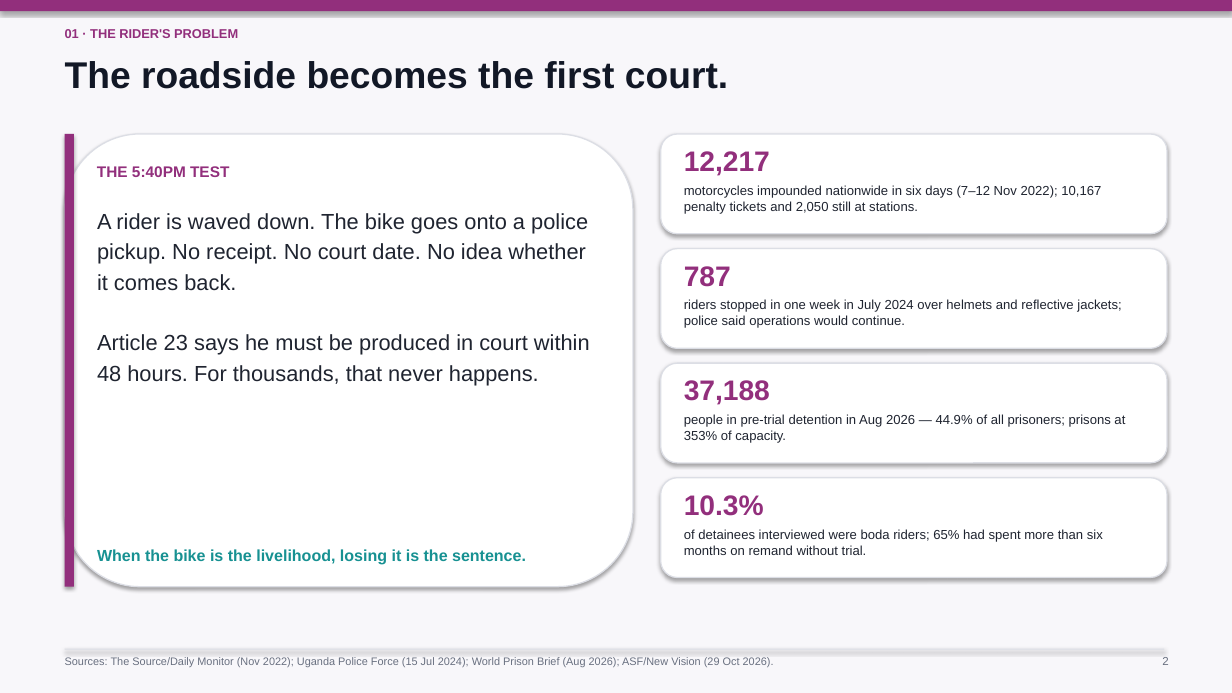
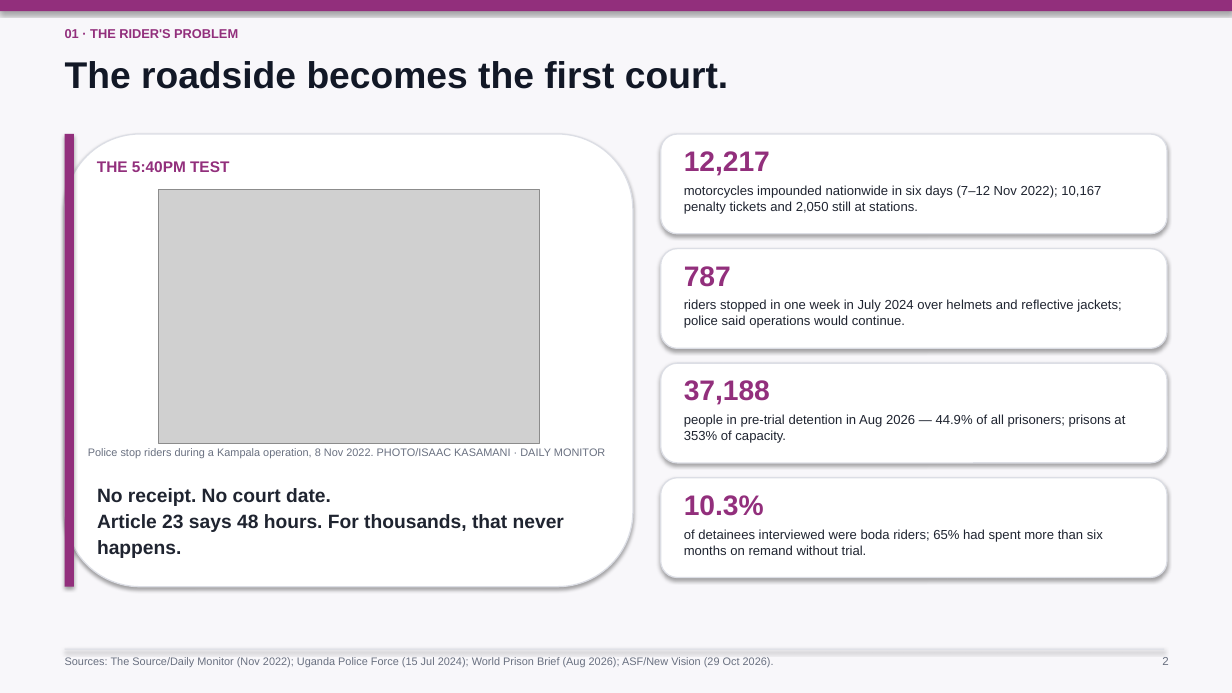
Before and after one commit to kamushabeampulira-afk/legalbridge-uganda, a slide deck: slide 2 of presentation/LegalBridge_Judge_Deck.pptx. Drawn at 1232x693 pixels with LibreOffice and Linux fonts; fonts in the diff are those of the drawing; grey boxes stand for pictures. Boxes give left, top, right and bottom in pixels: in the first picture for what was removed or moved away, otherwise in the second. Text is boxed around its words. In the diff, an @@ line names an element or a change of style, - is before the commit and + after.

Commit message:
Add credited press photos of rider stops and impounded bikes

```diff
--- a/presentation/LegalBridge_Judge_Deck.pptx
+++ b/presentation/LegalBridge_Judge_Deck.pptx
@@ text "THE 5:40PM TEST": place and size @@
-text "THE 5:40PM TEST" at bbox=[97, 166, 229, 177]
+text "THE 5:40PM TEST" at bbox=[97, 161, 229, 172]
@@ picture added at bbox=[158, 189, 540, 444] @@
@@ text removed at bbox=[97, 213, 590, 385] @@
-A rider is waved down. The bike goes onto a police pickup. No receipt. No court date. No idea whether it comes back.
-Article 23 says he must be produced in court within 48 hours. For thousands, that never happens.
@@ text added at bbox=[88, 448, 605, 458], 8.5 pt, text #697080 @@
+Police stop riders during a Kampala operation, 8 Nov 2022. PHOTO/ISAAC KASAMANI · DAILY MONITOR
@@ text added at bbox=[97, 488, 564, 558], 15 pt, text #1F2430, bold @@
+No receipt. No court date.
+Article 23 says 48 hours. For thousands, that never happens.
@@ text removed at bbox=[97, 549, 526, 565] @@
-When the bike is the livelihood, losing it is the sentence.
```
Also in this commit, not shown: 1 other slide changed, 4 other files.
